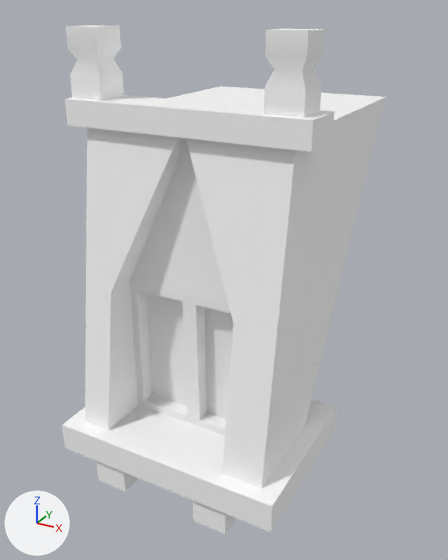
What one commit did to the glTF model assets/synty/simple_fantasy/models/SF_Bld_Elven_HouseAdd_Roof_02.glb.
The view is the same before and after, from a 50 mm lens placed at (0.0357, -0.0677, 0.0574), pointed at (-0.0005, -0.0019, 0.0245). Every picture has the same lights, and +X, +Y and +Z are marked at lower left.

In view in the first picture: 'SF_Bld_Elven_HouseAdd_Roof_02'.
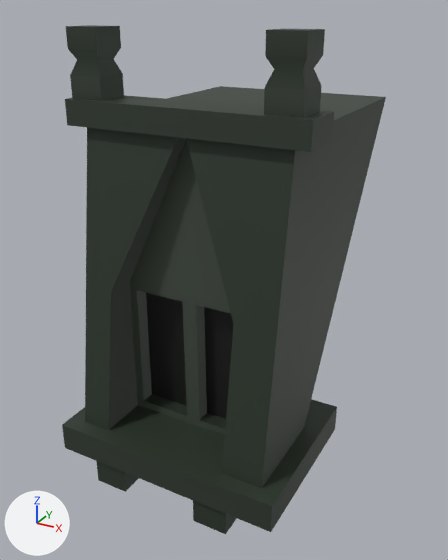
What differs and where, as boxes (x1, y1, x2, y2) in the pictures (448 x 560 px):
'SF_Bld_Elven_HouseAdd_Roof_02', surface changed (white to black)
    both: (62, 25, 386, 534)

The edits, one by one:
Picture 'Undead_Footman_01' (img_undead_footman_01) is new.
In material 'lambert1' (mat_lambert1), base_color is no longer (1.0, 1.0, 1.0), white #ffffff.
In material 'lambert1' (mat_lambert1), texture is now set to img_undead_footman_01.
